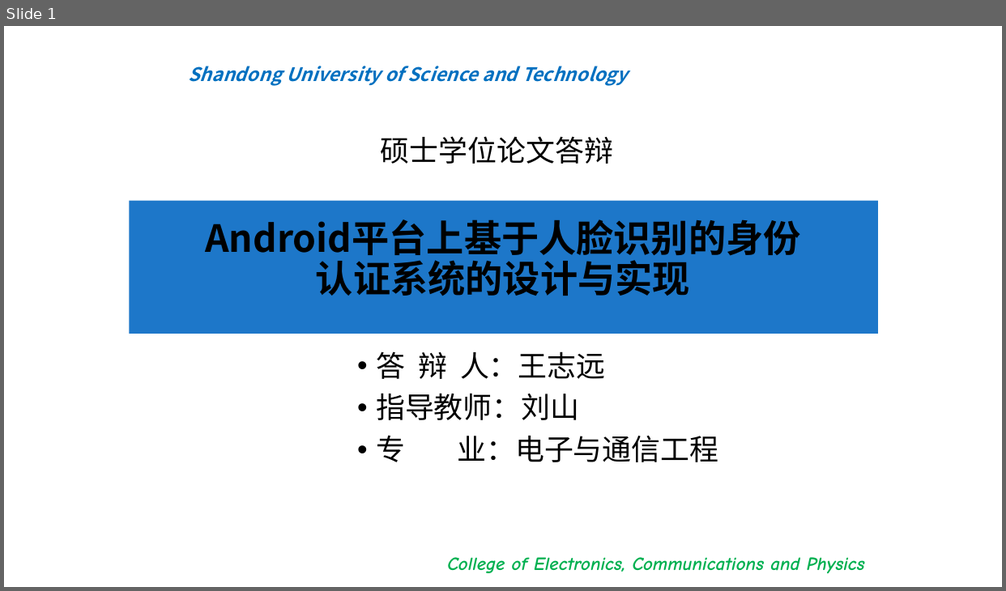
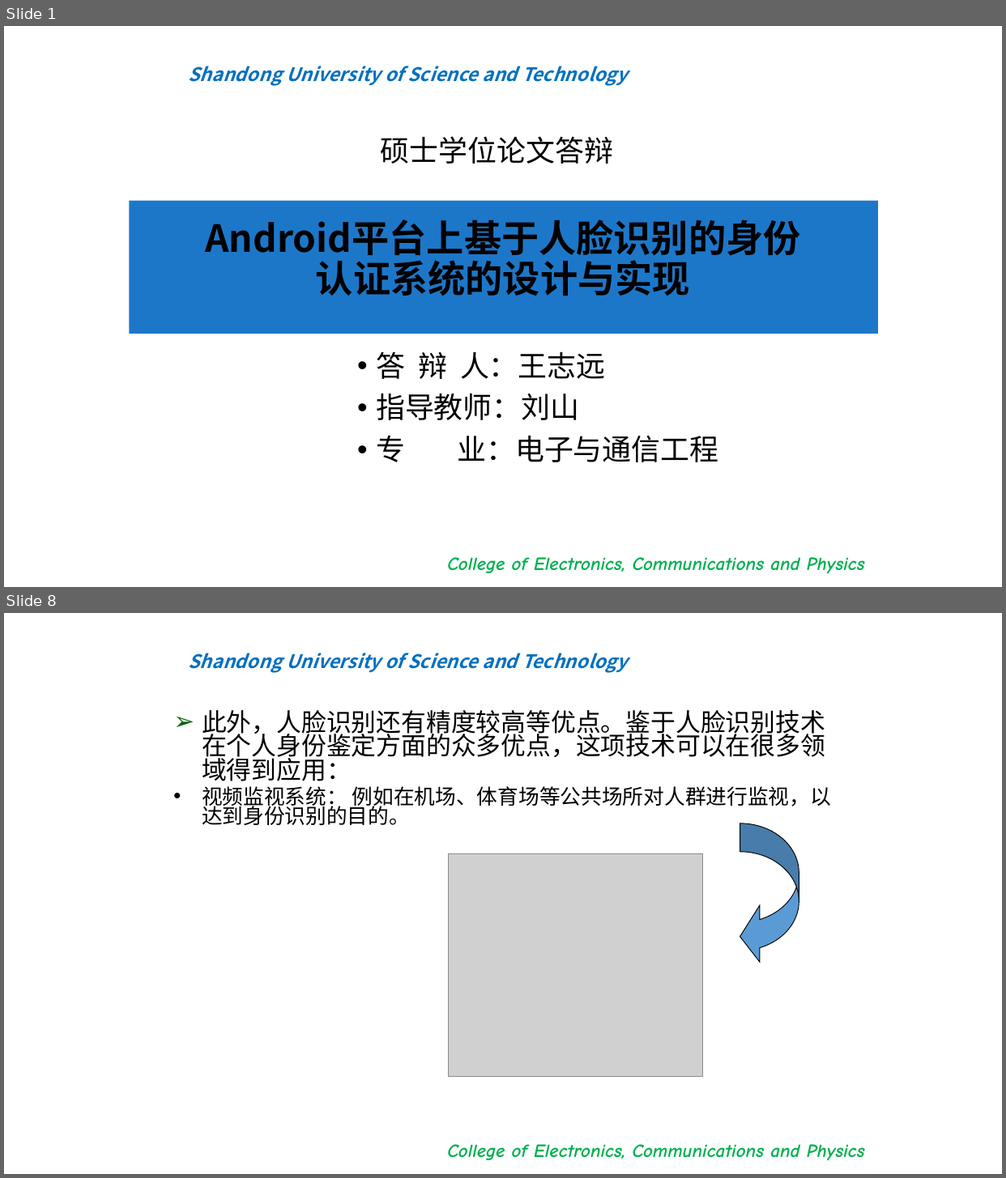
Before and after one commit to bigflyboy/biyelunwen, a slide deck: 王志远毕业答辩.pptx. Shown one above the other, each under a label of ours: slide 1 before the commit, slides 1 and 8 after it; the slides between them are not shown. The pictures are 1006x591 and 1006x1178 pixels, drawn with LibreOffice and Linux fonts; fonts in the diff are those of the drawing; grey boxes stand for pictures; background and template pictures are left out. Boxes give left, top, right and bottom in pixels: in the first picture for what was removed or moved away, otherwise in the second. Text is boxed around its words. In the diff, an @@ line names an element or a change of style, - is before the commit and + after.

```diff
--- a/王志远毕业答辩.pptx
+++ b/王志远毕业答辩.pptx
@@ slide 8 added at (x1=4, y1=613, x2=1002, y2=1174), background #FFFFFF; not listed: 2 template elements that a slide beside it also shows @@
@@ text added at (x1=202, y1=710, x2=831, y2=825), 24 pt, text #000000 @@
+➢ 此外，人脸识别还有精度较高等优点。鉴于人脸识别技术在个人身份鉴定方面的众多优点，这项技术可以在很多领域得到应用：
+• 视频监视系统： 例如在机场、体育场等公共场所对人群进行监视，以达到身份识别的目的。
@@ curved left arrow added at (x1=740, y1=824, x2=799, y2=965), fill #5B9BD5, outline #000000 0.75 pt @@
@@ picture added at (x1=449, y1=854, x2=703, y2=1076) @@
```
Also in this commit, not shown: 17 other slides added, 3 other files.
